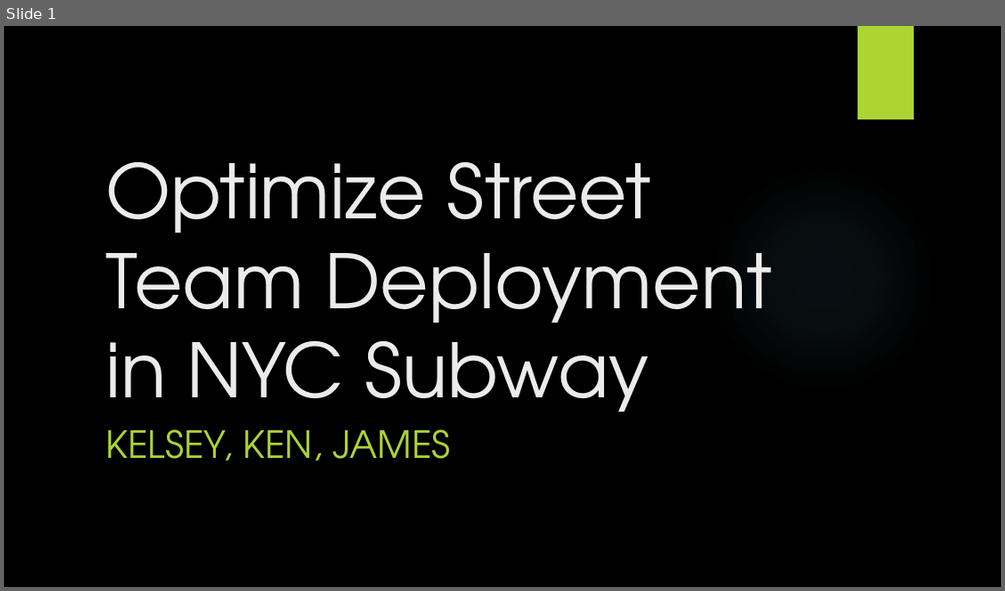
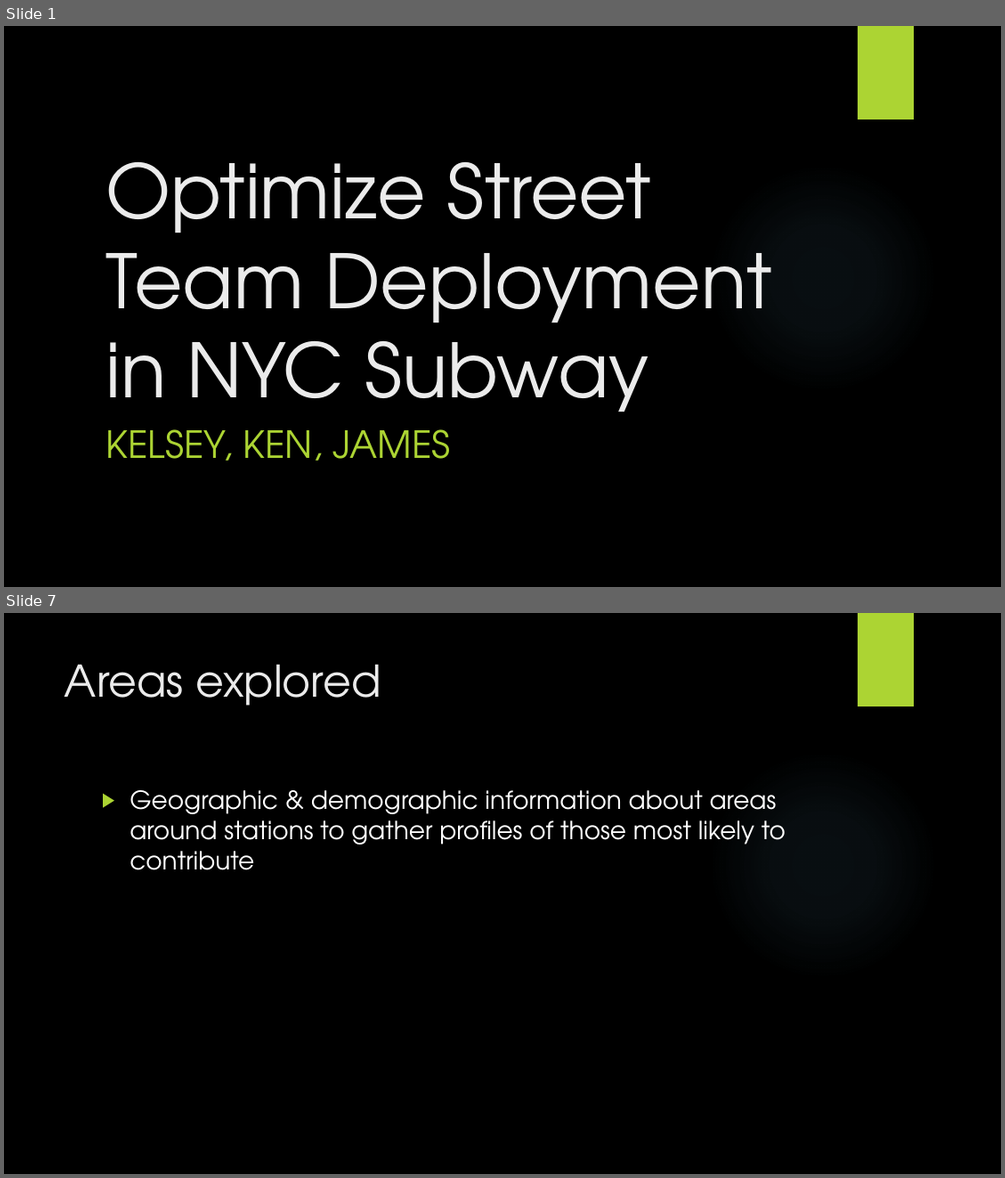
Before and after one commit to JNYH/projectbenson, a slide deck: OptimizeStreetTeamDeployment.pptx. Shown one above the other, each under a label of ours: slide 1 before the commit, slides 1 and 7 after it; the slides between them are not shown. The pictures are 1005x591 and 1005x1178 pixels, drawn with LibreOffice and Linux fonts; fonts in the diff are those of the drawing; background and template pictures are left out. Boxes give left, top, right and bottom in pixels: in the first picture for what was removed or moved away, otherwise in the second. Text is boxed around its words. In the diff, an @@ line names an element or a change of style, - is before the commit and + after.

```diff
--- a/OptimizeStreetTeamDeployment.pptx
+++ b/OptimizeStreetTeamDeployment.pptx
@@ slide 7 added at [4, 613, 1001, 1174], background picture (left out); not listed: 2 template elements that a slide beside it also shows @@
@@ title added at [65, 664, 380, 706], 42 pt, text #EBEBEB @@
+Areas explored
@@ text added at [129, 790, 785, 870], 24 pt, text #FFFFFF @@
+▶ Geographic & demographic information about areas around stations to gather profiles of those most likely to contribute
```
Also in this commit, not shown: 6 slides changed, 4 other slides added, 1 slide removed.
